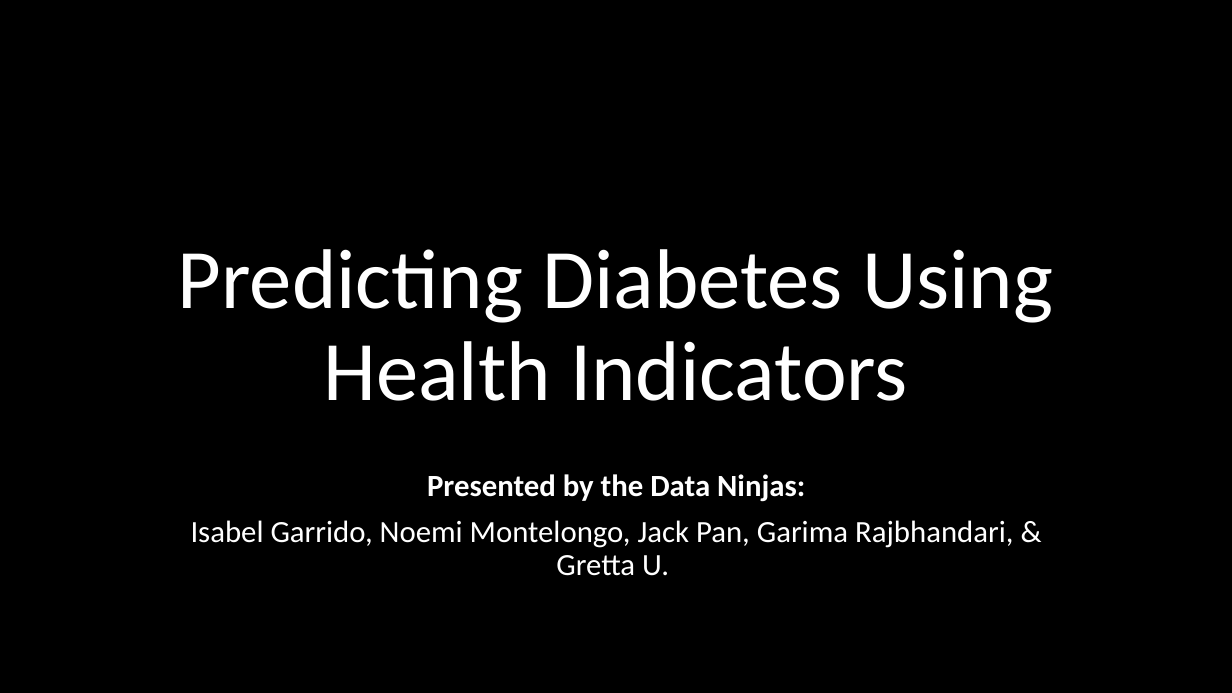
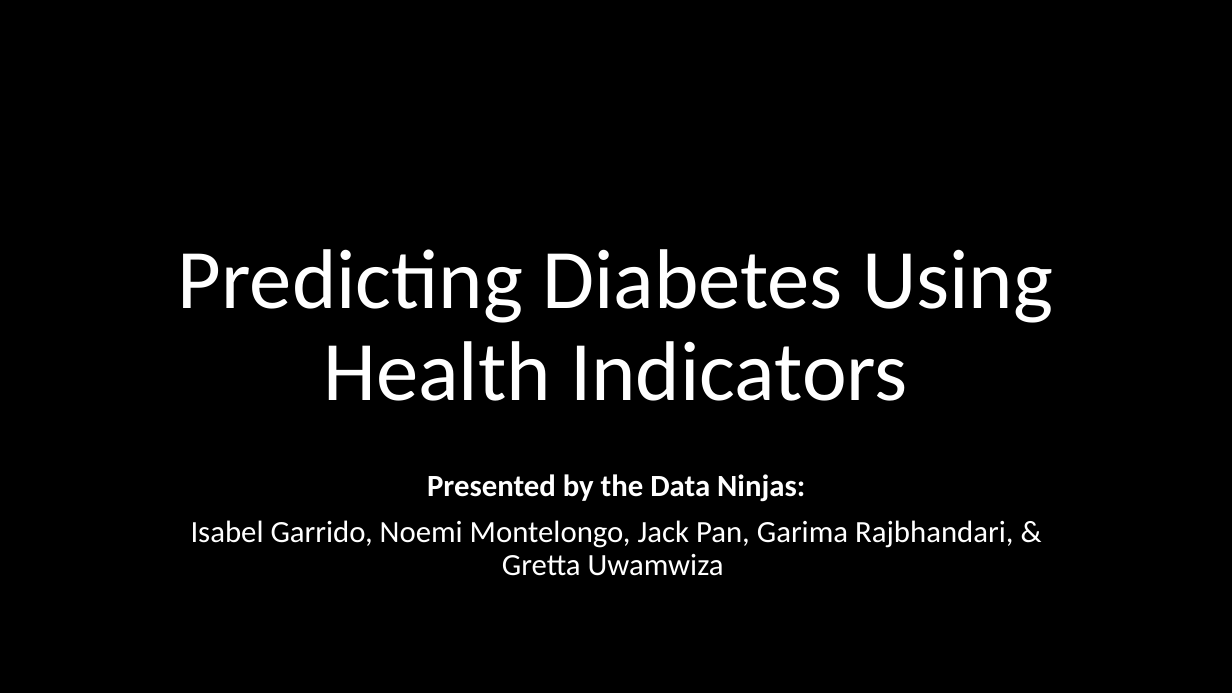
Before and after one commit to Isabel-gt/Final_Project, a slide deck: slide 1 of Diabetes_Predictions.pptx. Drawn at 1232x693 pixels with LibreOffice and Linux fonts; fonts in the diff are those of the drawing; background and template pictures are left out. Boxes give left, top, right and bottom in pixels: in the first picture for what was removed or moved away, otherwise in the second. Text is boxed around its words. In the diff, an @@ line names an element or a change of style, - is before the commit and + after.

```diff
--- a/Diabetes_Predictions.pptx
+++ b/Diabetes_Predictions.pptx
@@ subtitle at box(191, 520, 1013, 576): text changed @@
-Isabel Garrido, Noemi Montelongo, Jack Pan, Garima Rajbhandari, & Gretta U.
+Isabel Garrido, Noemi Montelongo, Jack Pan, Garima Rajbhandari, & Gretta Uwamwiza
```
Also in this commit, not shown: 11 other slides changed, 14 slides added, 1 slide removed.
